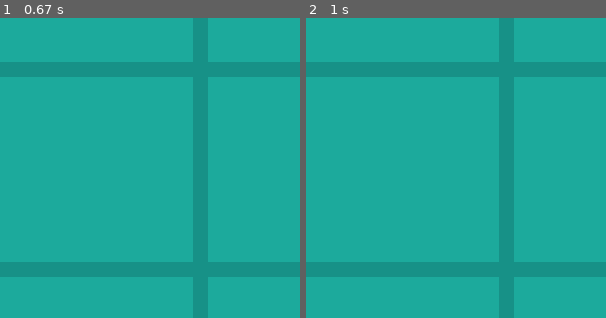
Above: before the commit, frames 1-2 (left to right).
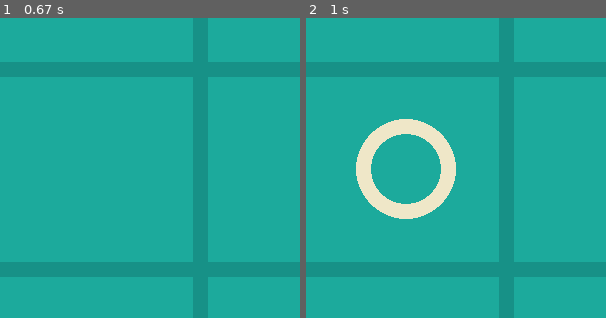
Above: after the commit, the same moments.

Repository: ADolbyB/pygame-ai-tictactoe
Game: pygame game, started from tictactoe.py
Same seed, same stepped clock (60 frames per second), same inputs: the game is played once before the commit and once after it.
Inputs (mouse positions are % of the whole screen's width and height, from its top left):
- Up to frame 1 (0.67 s): click (50, 50) at 0.38 s
- Up to frame 2 (1 s): click (26, 51) at 0.72 s
The pictures show only the part of the screen within x 0-50%, y 25-75%; the shares and areas given below are measured in that part.

Frame 1 is identical in both runs. In frame 2, 4.4% of the frame differs, in the area x 16-50%, y 33-67%.

Commit message:
Draws 'o' on Board for Player2

Diff:
--- a/board.py
+++ b/board.py
@@ -2,6 +2,13 @@
 import numpy as np
 
 class Board:
+
     def __init__(self):
         self.squares = np.zeros( (ROWS, COLS) )
-        # print(self.squares) # DEBUG: Display in terminal
+        # print(self.squares) # DEBUG: Display 2D Array of 0's in terminal
+
+    def mark_square(self, row, col, player):
+        self.squares[row][col] = player
+
+    def empty_square(self, row, col):
+        return self.squares[row][col] == 0
--- a/constants.py
+++ b/constants.py
@@ -8,6 +8,11 @@
 SQSIZE = WIDTH // COLS
 LINE_WIDTH = 15
 
-# Colors:
+# Board Parameter Colors:
 BG_COLOR = (28, 170, 156) # RGB Format Colors
 LINE_COLOR = (23, 145, 135)
+
+# '0' Board Character Parameters:
+CIRC_COLOR = (239, 231, 200)
+RADIUS = SQSIZE // 4
+CIRC_WIDTH = 15
--- a/game.py
+++ b/game.py
@@ -8,6 +8,7 @@
 class Game:
     def __init__(self):
         self.board = Board()
+        self.player = 1 # Player 1: 'X', Player 2: 'O'
         self.show_lines()
 
     def show_lines(self):
@@ -18,3 +19,16 @@
         # Horizontal lines
         pygame.draw.line(screen, LINE_COLOR, (0, SQSIZE), (WIDTH, SQSIZE), LINE_WIDTH)
         pygame.draw.line(screen, LINE_COLOR, (0, HEIGHT - SQSIZE), (WIDTH, HEIGHT - SQSIZE), LINE_WIDTH)
+
+    def draw_figure(self, row, col):
+        if self.player == 1:
+            pass # Draw X
+
+        elif self.player == 2:
+            # Draw 'O'
+            center = (col * SQSIZE + SQSIZE // 2, row * SQSIZE + SQSIZE // 2) # Create center position
+            pygame.draw.circle(screen, CIRC_COLOR, center, RADIUS, CIRC_WIDTH)
+
+
+    def next_turn(self):
+        self.player = self.player % 2 + 1 # Player 1: 1 % 2 = 1 + 1 = 2, or Player 2: 2 % 2 = 0 + 1 = 2
--- a/tictactoe.py
+++ b/tictactoe.py
@@ -1,5 +1,6 @@
 import sys
 import pygame
+from constants import SQSIZE
 from game import Game
 
 # PyGame Setup:
@@ -10,6 +11,7 @@
 
     # Game Object
     game = Game()
+    board = game.board # refactor for simplification
 
     while True:
 
@@ -18,6 +20,17 @@
                 pygame.quit()
                 sys.exit()
 
+            if event.type == pygame.MOUSEBUTTONDOWN:
+                pos = event.pos
+                row = pos[1] // SQSIZE
+                col = pos[0] // SQSIZE
+
+                if (board.empty_square(row, col)):
+                    board.mark_square(row, col, game.player)
+                    game.draw_figure(row, col)
+                    game.next_turn()
+                    print(board.squares) # DEBUG
+
         pygame.display.update()
 
 main()
